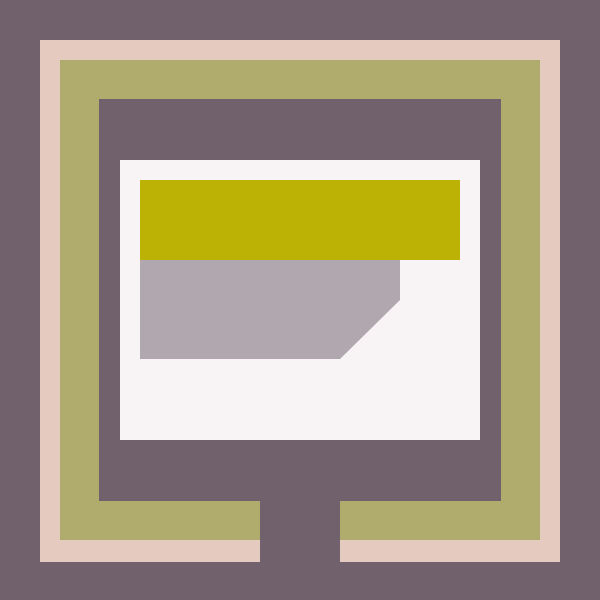
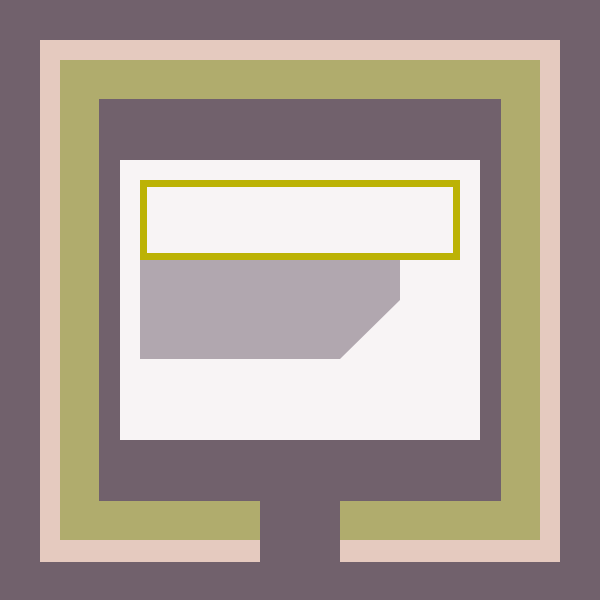
Before/after of a 600 x 600 layered artwork. What changed in the layer stack:
added layer "矩形 2 拷贝 4" in group "画板 1" over [147, 187, 453, 253]
